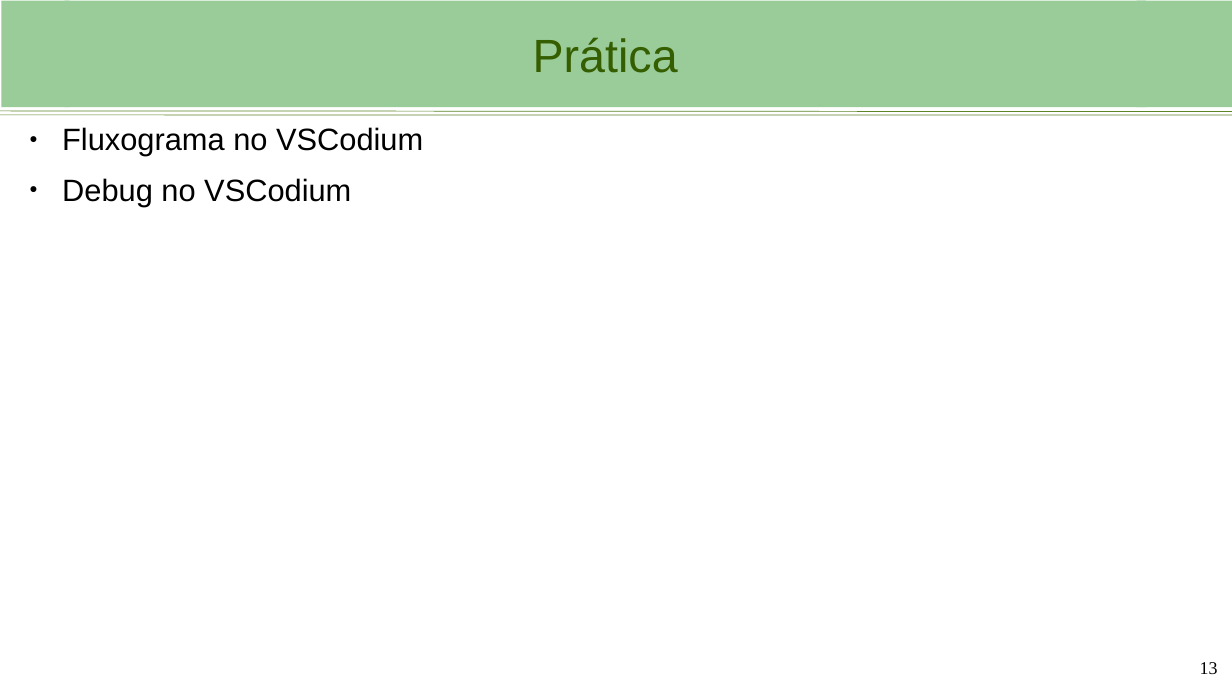
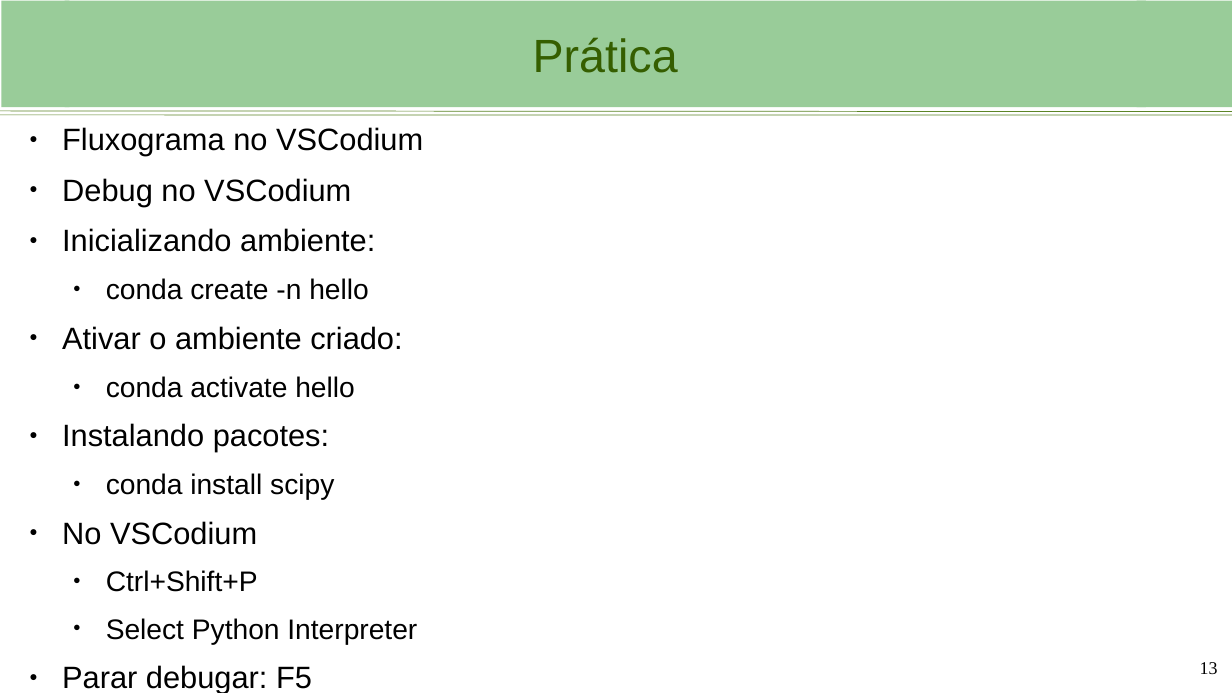
Before and after one commit to viniciusbrito1/progcart, a slide deck: slide 13 of aulas/Aula_1_Ambiente_de_desenvolvimento.odp. Drawn at 1232x693 pixels with LibreOffice and Linux fonts; fonts in the diff are those of the drawing; background and template pictures are left out. Boxes give left, top, right and bottom in pixels: in the first picture for what was removed or moved away, otherwise in the second. Text is boxed around its words. In the diff, an @@ line names an element or a change of style, - is before the commit and + after.

Commit message:
Modificações durante a aula.
Introduzimos miniconda

```diff
--- a/aulas/Aula_1_Ambiente_de_desenvolvimento.odp
+++ b/aulas/Aula_1_Ambiente_de_desenvolvimento.odp
@@ text at (62,228,417,693): paragraphs added @@
+● Inicializando ambiente:
+  ● conda create -n hello
+● Ativar o ambiente criado:
+  ● conda activate hello
+● Instalando pacotes:
+  ● conda install scipy
+● No VSCodium
+  ● Ctrl+Shift+P
+  ● Select Python Interpreter
+● Parar debugar: F5
```
